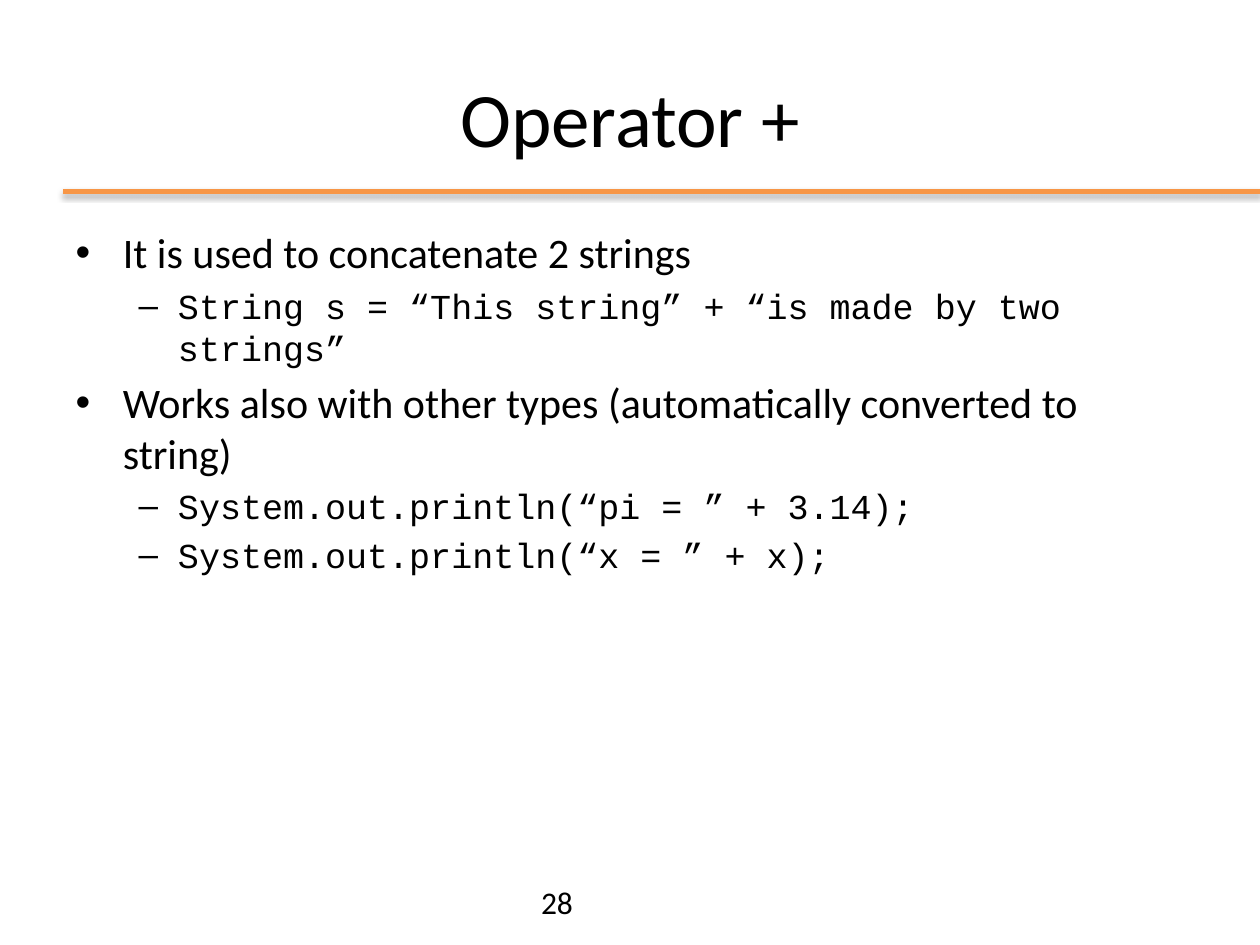
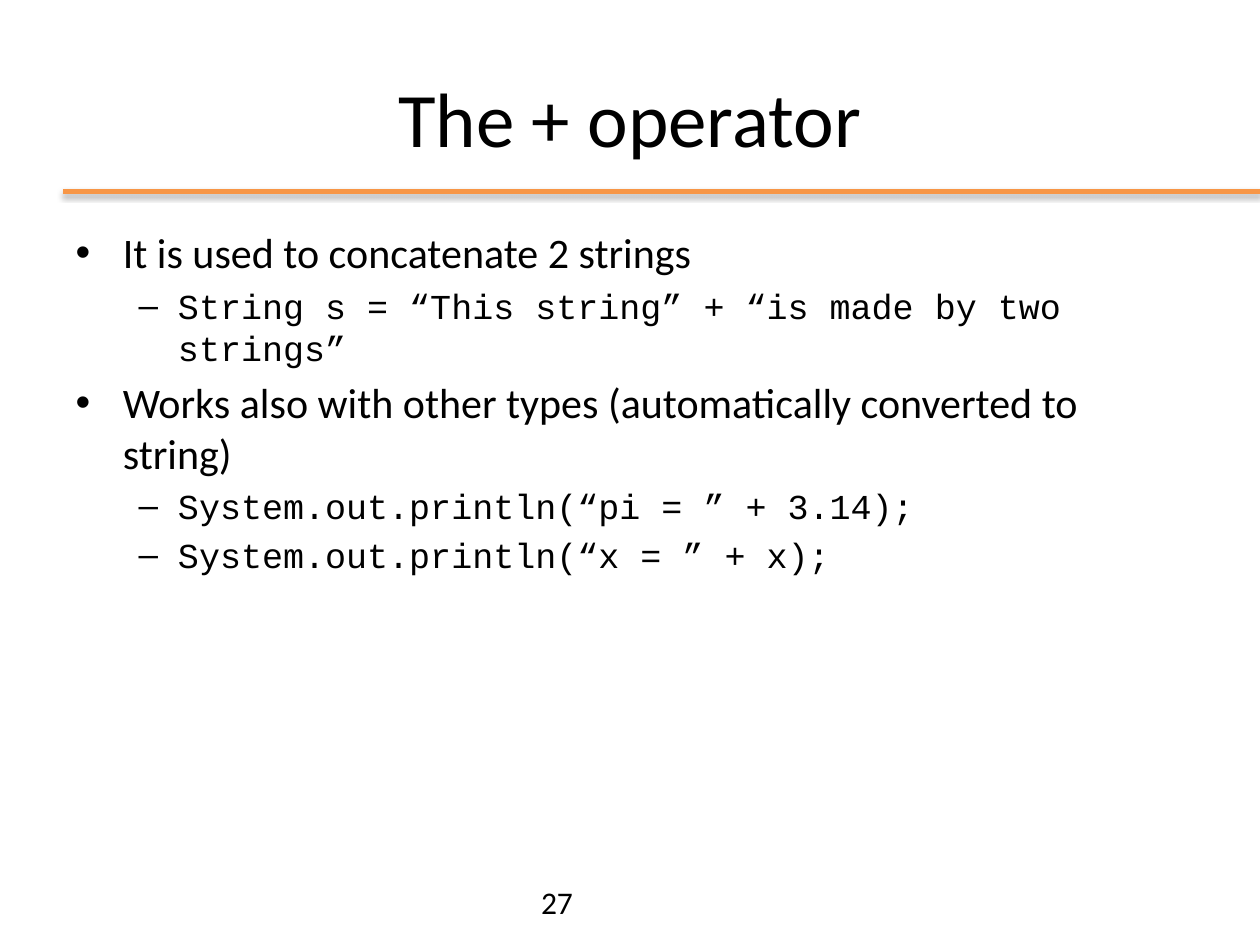
Before and after one commit to plctechnician/ooprogramming, a slide deck: slide 27 of java/slides/ppt/02 - Java Basics.pptx (slide 28 before the commit). Drawn at 1260x945 pixels with LibreOffice and Linux fonts; fonts in the diff are those of the drawing; background and template pictures are left out. Boxes give left, top, right and bottom in pixels: in the first picture for what was removed or moved away, otherwise in the second. Text is boxed around its words. In the diff, an @@ line names an element or a change of style, - is before the commit and + after.

```diff
--- a/java/slides/ppt/02 - Java Basics.pptx
+++ b/java/slides/ppt/02 - Java Basics.pptx
@@ title at (x1=398, y1=93, x2=861, y2=160): text changed @@
-Operator +
+The + operator
@@ page number at (x1=541, y1=893, x2=573, y2=914): text changed @@
-28
+27
```
Also in this commit, not shown: 13 other slides changed, 1 slide added, 2 slides removed, 1 other file.
